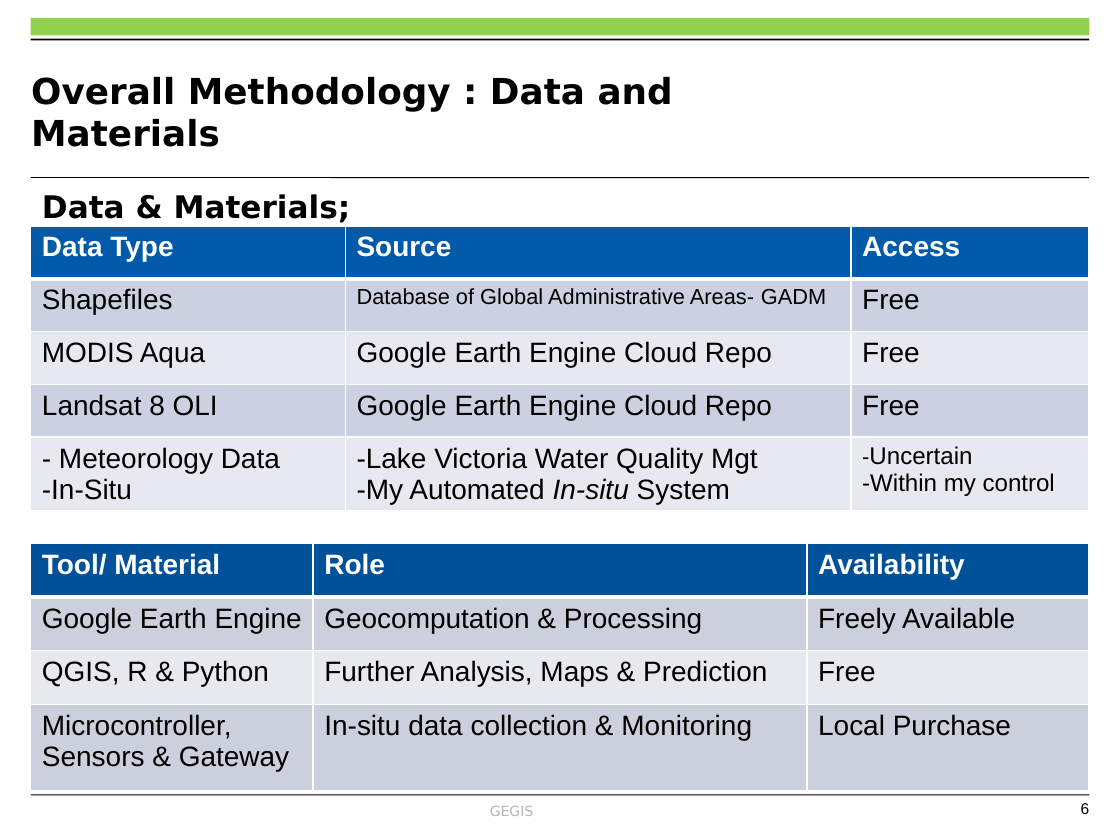
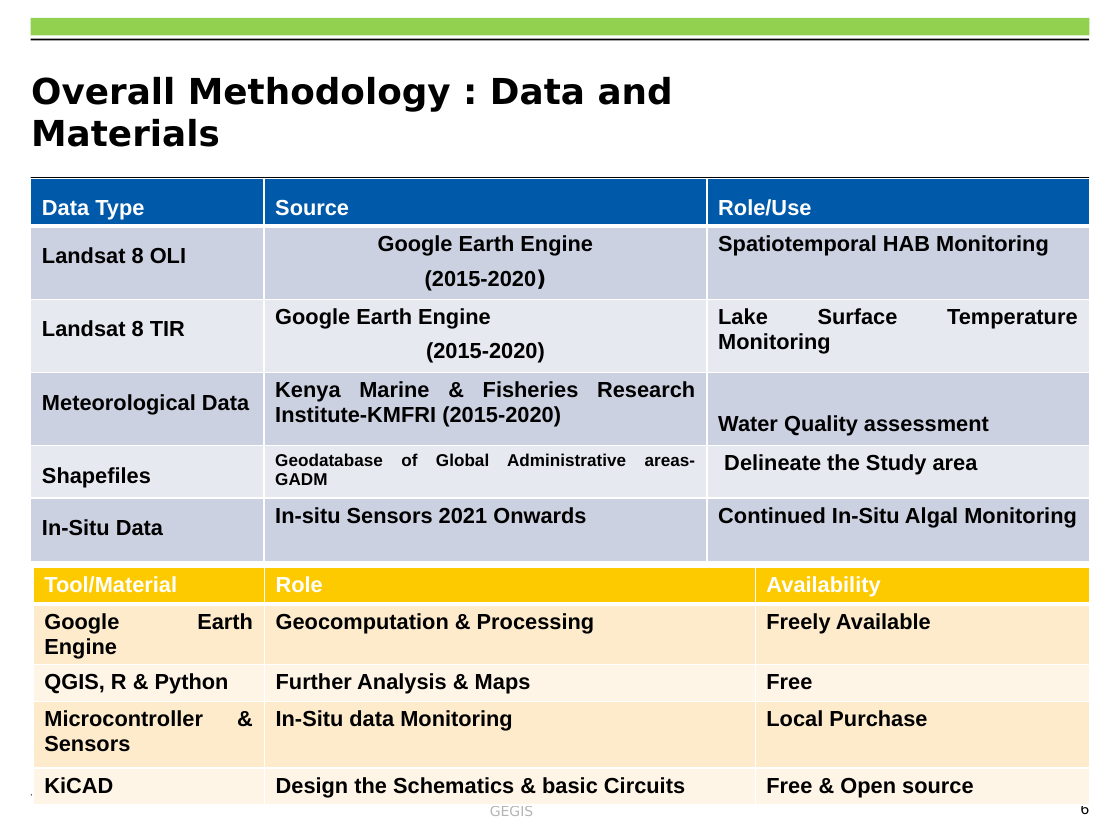
Before and after one commit to OkomoJacob/FinalYearProject, a slide deck: slide 6 of Dr. E Nduati, Superviser/Submissions/ENC222-0149_2017_OKOMO_JACOB_OKELLO.pptx. Drawn at 1120x840 pixels with LibreOffice and Linux fonts; fonts in the diff are those of the drawing; background and template pictures are left out. Boxes give left, top, right and bottom in pixels: in the first picture for what was removed or moved away, otherwise in the second. Text is boxed around its words. In the diff, an @@ line names an element or a change of style, - is before the commit and + after.

```diff
--- a/Dr. E Nduati, Superviser/Submissions/ENC222-0149_2017_OKOMO_JACOB_OKELLO.pptx
+++ b/Dr. E Nduati, Superviser/Submissions/ENC222-0149_2017_OKOMO_JACOB_OKELLO.pptx
@@ table at bbox=[30, 178, 1089, 559] @@
-row 1: Data Type | Source | Access
-row 2: Shapefiles | Database of Global Administrative Areas- GADM | Free
-row 3: MODIS Aqua | Google Earth Engine Cloud Repo | Free
-row 4: Landsat 8 OLI | Google Earth Engine Cloud Repo | Free
-row 5: - Meteorology Data / -In-Situ | -Lake Victoria Water Quality Mgt / -My Automated In-situ System | -Uncertain / -Within my control
+row 1: Data Type | Source | Role/Use
+row 2: Landsat 8 OLI | Google Earth Engine / (2015-2020) | Spatiotemporal HAB Monitoring
+row 3: Landsat 8 TIR | Google Earth Engine / (2015-2020) | Lake Surface Temperature Monitoring
+row 4: Meteorological Data | Kenya Marine & Fisheries Research Institute-KMFRI (2015-2020) | Water Quality assessment
+row 5: Shapefiles | Geodatabase of Global Administrative areas- GADM | Delineate the Study area
+row 6: In-Situ Data | In-situ Sensors 2021 Onwards | Continued In-Situ Algal Monitoring
@@ table: place and size @@
-table at bbox=[30, 226, 1090, 516]
+table at bbox=[30, 178, 1089, 559]
@@ text removed at bbox=[42, 194, 351, 223] @@
-Data & Materials;
@@ table at bbox=[34, 567, 1089, 809] @@
-row 1, column 1: Tool/ Material
+row 1, column 1: Tool/Material
-row 3: QGIS, R & Python | Further Analysis, Maps & Prediction | Free
-row 4: Microcontroller, Sensors & Gateway | In-situ data collection & Monitoring | Local Purchase
+row 3: QGIS, R & Python | Further Analysis & Maps | Free
+row 4: Microcontroller & Sensors | In-Situ data Monitoring | Local Purchase
+row 5: KiCAD | Design the Schematics & basic Circuits | Free & Open source
@@ table: place and size @@
-table at bbox=[30, 543, 1089, 790]
+table at bbox=[34, 567, 1089, 809]
```
Also in this commit, not shown: 7 other slides changed, 1 slide added, 1 other file.
